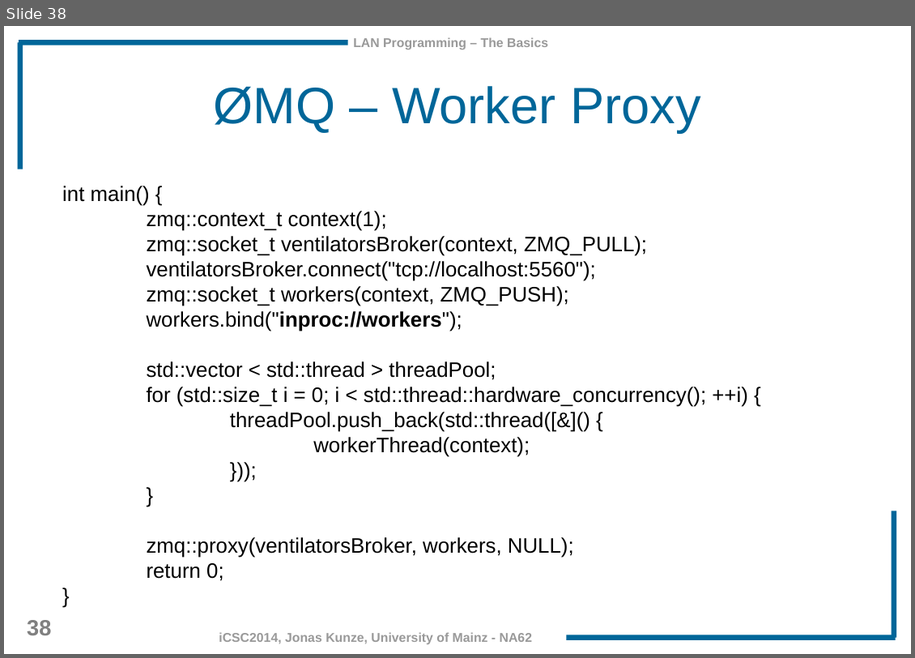
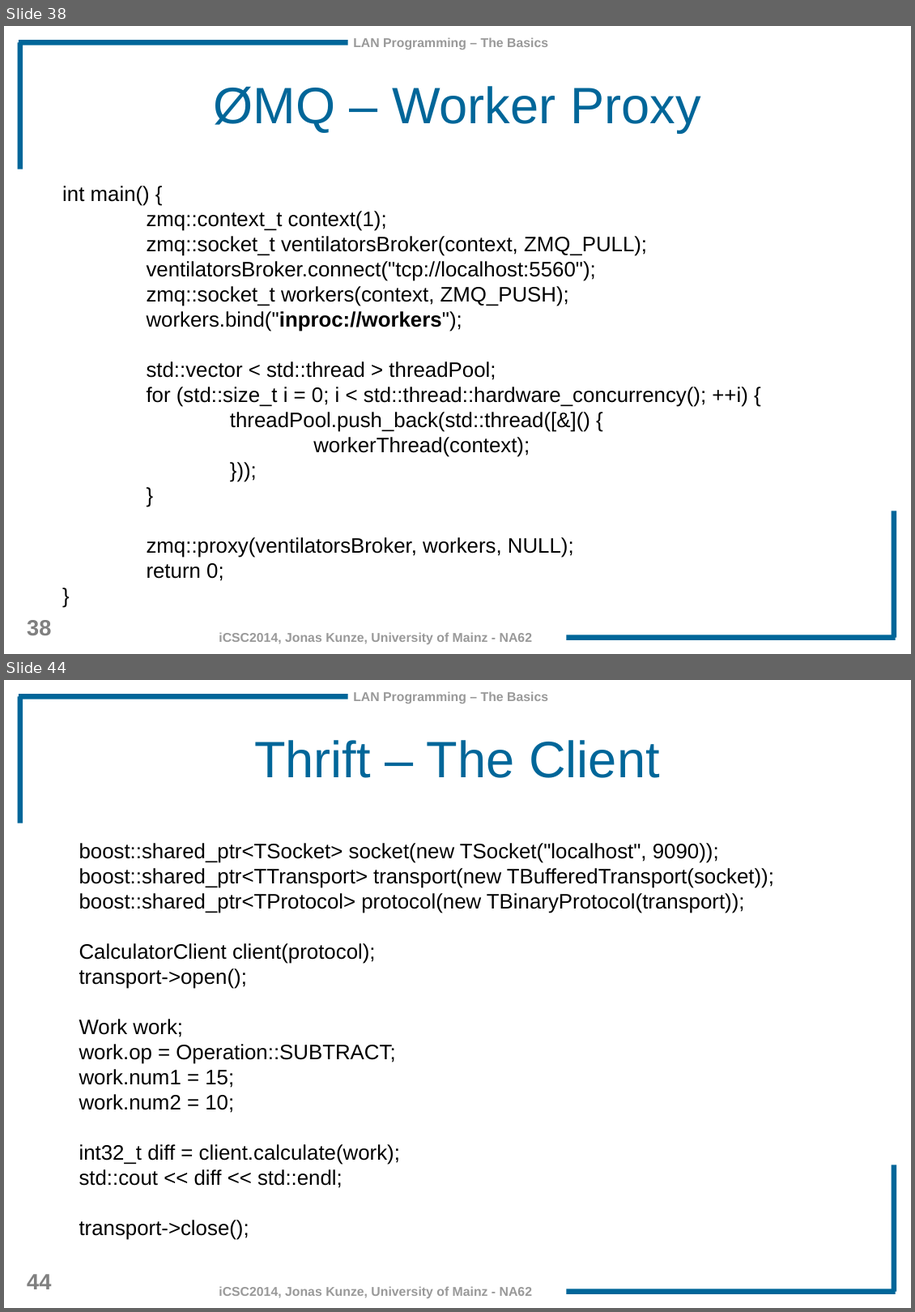
Before and after one commit to JonasKunze/icsc2014, a slide deck: iCSC-2014-Network-Libraries.odp. Shown one above the other, each under a label of ours: slide 38 before the commit, slides 38 and 44 after it; the slides between them are not shown. The pictures are 915x658 and 915x1312 pixels, drawn with LibreOffice and Linux fonts; fonts in the diff are those of the drawing; background and template pictures are left out. Boxes give left, top, right and bottom in pixels: in the first picture for what was removed or moved away, otherwise in the second. Text is boxed around its words. In the diff, an @@ line names an element or a change of style, - is before the commit and + after.

Commit message:
Apache Thrift

```diff
--- a/iCSC-2014-Network-Libraries.odp
+++ b/iCSC-2014-Network-Libraries.odp
@@ slide 44 added at (4, 680, 911, 1308), background #FFFFFF; not listed: 7 template elements that a slide beside it also shows @@
@@ title added at (254, 740, 659, 778), 44 pt, text #006699 @@
+Thrift – The Client
@@ text added at (79, 843, 774, 1240), 18 pt, text #000000 @@
+boost::shared_ptr<TSocket> socket(new TSocket("localhost", 9090));
+boost::shared_ptr<TTransport> transport(new TBufferedTransport(socket));
+boost::shared_ptr<TProtocol> protocol(new TBinaryProtocol(transport));
+CalculatorClient client(protocol);
+transport->open();
+Work work;
+work.op = Operation::SUBTRACT;
+work.num1 = 15;
+work.num2 = 10;
+int32_t diff = client.calculate(work);
+std::cout << diff << std::endl;
+transport->close();
```
Also in this commit, not shown: 2 slides changed, 6 other slides added.
